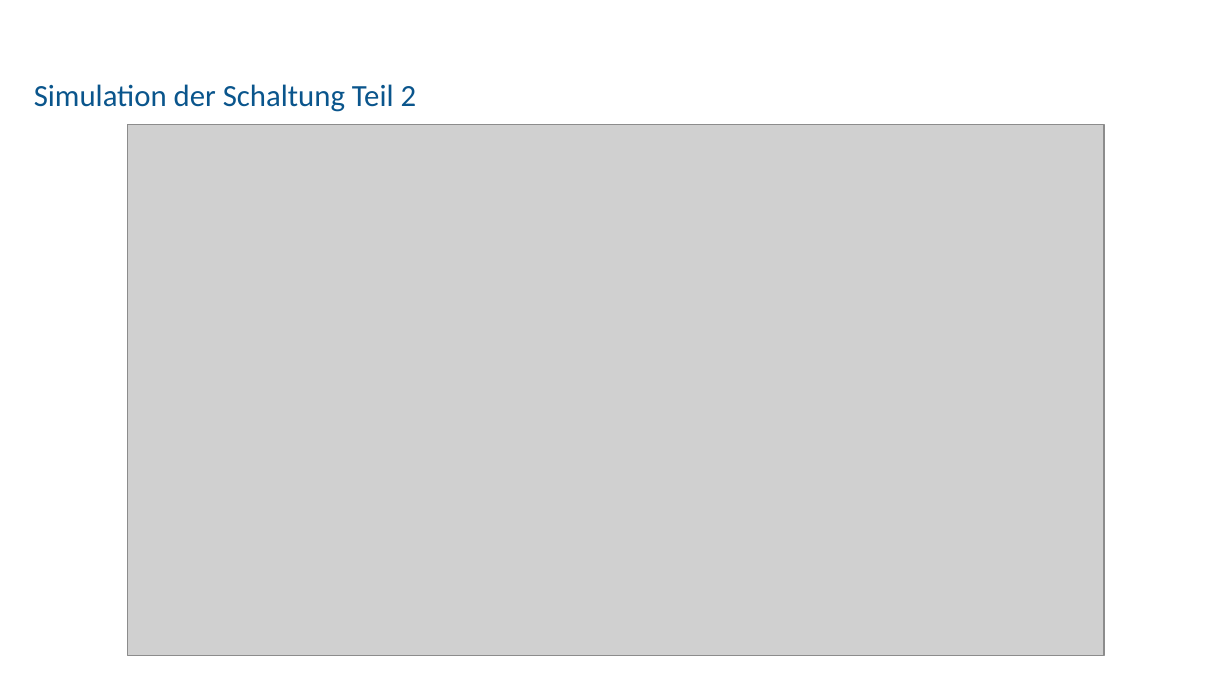
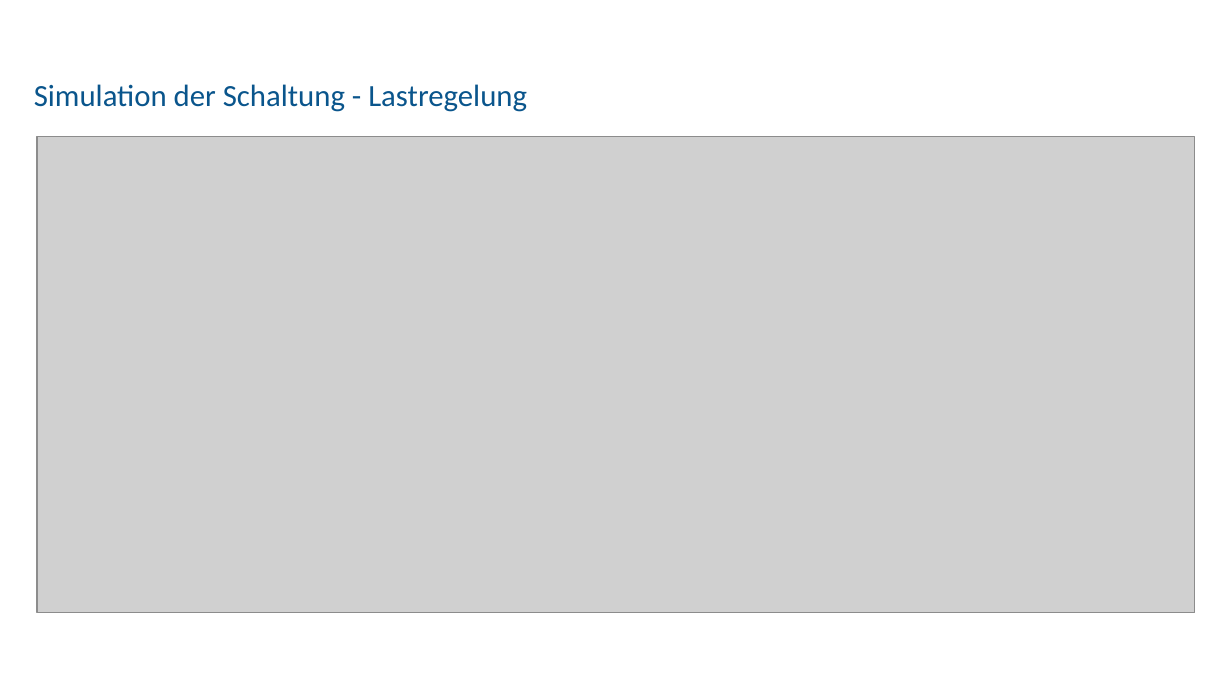
Before and after one commit to mimeiners/ASLK_PRO, a slide deck: slide 10 of docs/img/Experiment_11/Präsentation_ANS_LDO.pptx (slide 9 before the commit). Drawn at 1232x693 pixels with LibreOffice and Linux fonts; fonts in the diff are those of the drawing; grey boxes stand for pictures; background and template pictures are left out. Boxes give left, top, right and bottom in pixels: in the first picture for what was removed or moved away, otherwise in the second. Text is boxed around its words. In the diff, an @@ line names an element or a change of style, - is before the commit and + after.

```diff
--- a/docs/img/Experiment_11/Präsentation_ANS_LDO.pptx
+++ b/docs/img/Experiment_11/Präsentation_ANS_LDO.pptx
@@ title at (x1=34, y1=84, x2=527, y2=112): text changed @@
-Simulation der Schaltung Teil 2
+Simulation der Schaltung - Lastregelung
@@ picture resized from (x1=128, y1=124, x2=1104, y2=655) to (x1=37, y1=137, x2=1195, y2=612) @@
```
Also in this commit, not shown: 7 other slides changed, 3 slides added, 2 slides removed, 5 other files.
